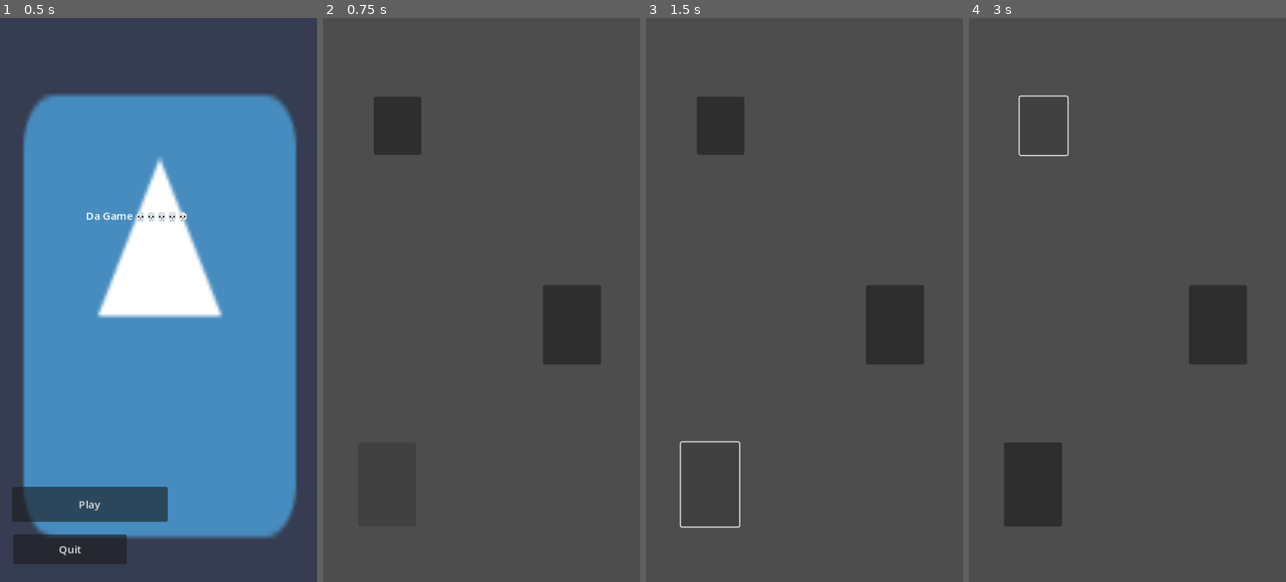
Above: before the commit, frames 1-4 (left to right).
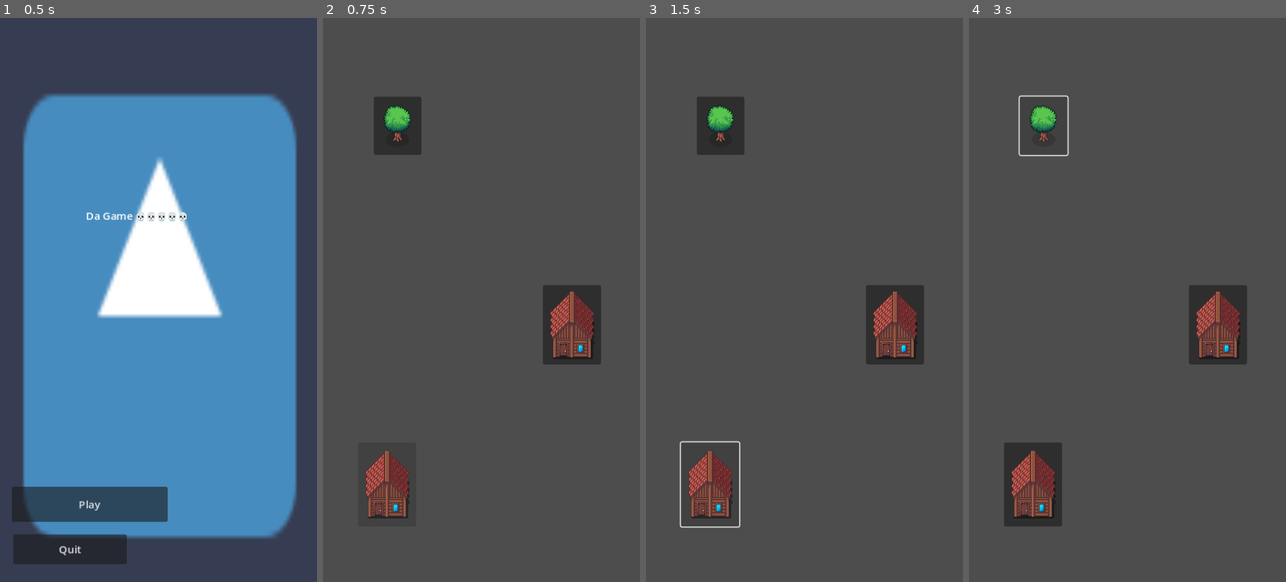
Above: after the commit, the same moments.

Repository: nilava1234/hack_slash-rpg
Game: Godot game, scene res://main_menu.tscn
The game is run twice, just before and just after one commit, with the same random seed, the same clock (stepped at 60 frames per second) and the same inputs. The project has no main scene, so this scene is started directly. The engine's default icon, where the game draws it, is replaced by a stand-in: a white triangle on a blue panel in a dark square.
Inputs (mouse positions are in pixels of both pictures, inside the frame that each line leads up to):
- Up to frame 1 (0.5 s): no input
- Up to frame 2 (0.75 s): click "Play" at 0.5 s
- Up to frame 3 (1.5 s): click (709, 486) at 1.25 s
- Up to frame 4 (3 s): click (1219, 322) at 2 s; click (1045, 125) at 2.75 s

Frame 1 is identical in both runs. In frame 2, 2.7% of the frame differs, in the area x 13-86%, y 15-89%; in frame 3, 2.7%; in frame 4, 2.8%.

Commit message:
monster resource setup

Diff:
--- /dev/null
+++ b/action_scene.tscn
@@ -0,0 +1,52 @@
+[gd_scene load_steps=5 format=3 uid="uid://jho02u5bn5do"]
+
+[ext_resource type="Script" path="res://scripts/action_scene_scripts/action_scene.gd" id="1_w1ksc"]
+[ext_resource type="Texture2D" uid="uid://cmhjnoffbxag0" path="res://hm_sprites/stone_dungeon_bg.png" id="2_n47tr"]
+[ext_resource type="Script" path="res://scripts/action_scene_scripts/enemy.gd" id="3_2x6v2"]
+[ext_resource type="Resource" uid="uid://bqjfrypcd2fuf" path="res://resources/test_level/t_monster_dictionary.tres" id="4_granh"]
+
+[node name="action_scene" type="Node2D" node_paths=PackedStringArray("player_health_bar")]
+script = ExtResource("1_w1ksc")
+player_health_bar = NodePath("UI/f_healthbar")
+
+[node name="background" type="Node2D" parent="."]
+
+[node name="StoneDungeonBg" type="Sprite2D" parent="background"]
+position = Vector2(241, 422)
+scale = Vector2(0.673611, 0.673611)
+texture = ExtResource("2_n47tr")
+
+[node name="enemy" type="Node2D" parent="." node_paths=PackedStringArray("enemy_health_bar", "enemy_sprite")]
+script = ExtResource("3_2x6v2")
+enemy_health_bar = NodePath("../UI/e_healthbar")
+enemy_dictionary = ExtResource("4_granh")
+enemy_sprite = NodePath("enemy_sprite")
+
+[node name="enemy_sprite" type="Sprite2D" parent="enemy"]
+position = Vector2(250, 536)
+scale = Vector2(4.81641, 4.81641)
+
+[node name="UI" type="Control" parent="."]
+layout_mode = 3
+anchors_preset = 0
+offset_right = 40.0
+offset_bottom = 40.0
+
+[node name="f_healthbar" type="ProgressBar" parent="UI"]
+layout_mode = 0
+offset_left = 62.0
+offset_top = 783.0
+offset_right = 234.0
+offset_bottom = 830.0
+value = 90.0
+fill_mode = 1
+
+[node name="e_healthbar" type="ProgressBar" parent="UI"]
+layout_mode = 0
+offset_left = 258.0
+offset_top = 784.0
+offset_right = 430.0
+offset_bottom = 831.0
+value = 80.0
+
+[connection signal="ready" from="." to="." method="_on_ready"]
--- a/main_menu.tscn
+++ b/main_menu.tscn
@@ -1,8 +1,8 @@
 [gd_scene load_steps=4 format=3 uid="uid://b1rlc0ujujxgf"]
 
 [ext_resource type="Texture2D" uid="uid://ctxvmbc430sp0" path="res://icon.svg" id="1_jrihs"]
-[ext_resource type="Script" path="res://button.gd" id="2_261kt"]
-[ext_resource type="Script" path="res://quit_button.gd" id="3_wvvbf"]
+[ext_resource type="Script" path="res://scripts/main_menu_scripts/play_button.gd" id="2_261kt"]
+[ext_resource type="Script" path="res://scripts/main_menu_scripts/quit_button.gd" id="3_wvvbf"]
 
 [node name="main_menu" type="Control"]
 layout_mode = 3
@@ -27,6 +27,7 @@
 script = ExtResource("2_261kt")
 
 [node name="quit_button" type="Button" parent="."]
+layout_mode = 0
 offset_left = 20.0
 offset_top = 781.0
 offset_right = 192.0
--- a/project.godot
+++ b/project.godot
@@ -14,6 +14,10 @@
 config/features=PackedStringArray("4.3", "Mobile")
 config/icon="res://icon.svg"
 
+[autoload]
+
+Global="*res://scripts/Global.gd"
+
 [display]
 
 window/size/viewport_width=480
--- /dev/null
+++ b/resources/test_level/t_monster1.tres
@@ -0,0 +1,14 @@
+[gd_resource type="Resource" script_class="MonsterData" load_steps=3 format=3 uid="uid://c33qfa0qmp5l7"]
+
+[ext_resource type="Script" path="res://scripts/MonsterData.gd" id="1_g04o8"]
+[ext_resource type="Texture2D" uid="uid://d0ivkvsqaiox7" path="res://sprite/300 Characters Free! 128x128/V1.0/56.png" id="2_jucus"]
+
+[resource]
+script = ExtResource("1_g04o8")
+name = "skeleton"
+sprite = ExtResource("2_jucus")
+dmg = 1
+attack_speed = 10.0
+health = 100
+armor = 0
+tenacity = 0
--- /dev/null
+++ b/resources/test_level/t_monster2.tres
@@ -0,0 +1,14 @@
+[gd_resource type="Resource" script_class="MonsterData" load_steps=3 format=3 uid="uid://b1fx37ow7dv74"]
+
+[ext_resource type="Script" path="res://scripts/MonsterData.gd" id="1_ssw1w"]
+[ext_resource type="Texture2D" uid="uid://b54qlewikejph" path="res://sprite/300 Characters Free! 128x128/V1.0/1.png" id="2_iafni"]
+
+[resource]
+script = ExtResource("1_ssw1w")
+name = "dragon"
+sprite = ExtResource("2_iafni")
+dmg = 10
+attack_speed = 1.0
+health = 100
+armor = 0
+tenacity = 0
--- /dev/null
+++ b/resources/test_level/t_monster_dictionary.tres
@@ -0,0 +1,10 @@
+[gd_resource type="Resource" script_class="MonsterList" load_steps=5 format=3 uid="uid://bqjfrypcd2fuf"]
+
+[ext_resource type="Script" path="res://scripts/MonsterData.gd" id="1_chs7b"]
+[ext_resource type="Script" path="res://scripts/MonsterList.gd" id="2_l1iya"]
+[ext_resource type="Resource" uid="uid://c33qfa0qmp5l7" path="res://resources/test_level/t_monster1.tres" id="2_mytgk"]
+[ext_resource type="Resource" uid="uid://b1fx37ow7dv74" path="res://resources/test_level/t_monster2.tres" id="3_sqb0l"]
+
+[resource]
+script = ExtResource("2_l1iya")
+monsters = Array[ExtResource("1_chs7b")]([ExtResource("2_mytgk"), ExtResource("3_sqb0l")])
--- /dev/null
+++ b/scripts/Global.gd
@@ -0,0 +1,18 @@
+extends Node
+
+
+#default values for the main character
+var player_name = "Hunter"
+var default_player_health = 100
+var default_player_damage = 1
+var default_player_armor = 0
+var default_player_tenacity = 0
+
+func get_player_health() -> int:
+	return default_player_health
+func get_player_damage() -> int:
+	return default_player_damage
+func get_player_armor() -> int:
+	return default_player_armor
+func get_player_tenacity() -> int:
+	return default_player_tenacity
--- /dev/null
+++ b/scripts/MonsterData.gd
@@ -0,0 +1,10 @@
+extends Resource
+class_name MonsterData
+
+@export var name: String = ""
+@export var sprite: Texture2D
+@export var dmg: int = 0
+@export var attack_speed: float = 0
+@export var health: int = 0
+@export var armor: int = 0
+@export var tenacity: int = 0
--- /dev/null
+++ b/scripts/MonsterList.gd
@@ -0,0 +1,9 @@
+extends Resource
+class_name MonsterList
+
+@export var monsters: Array[MonsterData] = []
+
+func get_size() -> int:
+	return monsters.size()
+func get_monster(index: int) -> MonsterData:
+	return monsters[index]
--- /dev/null
+++ b/scripts/action_scene_scripts/action_scene.gd
@@ -0,0 +1,15 @@
+extends Node2D
+
+@export var player_health_bar: ProgressBar
+
+var player_health = Global.get_player_health()
+var player_damage = Global.get_player_damage()
+var player_armor = Global.get_player_armor()
+var player_tenacity = Global.get_player_tenacity()
+func _on_ready() -> void:
+	player_health_bar.max_value = player_health
+	player_health_bar.value = player_health
+
+func _process(delta:float) -> void:
+	if Input.is_action_just_pressed("ui_accept"):
+		get_node("enemy").hit(player_damage)
--- /dev/null
+++ b/scripts/action_scene_scripts/enemy.gd
@@ -0,0 +1,49 @@
+extends Node2D
+
+@export var enemy_health_bar: ProgressBar
+@export var enemy_dictionary: Resource
+@export var enemy_sprite: Sprite2D
+
+# Duration of the shake in seconds.
+var shake_duration := 0.5
+# Maximum intensity of the shake.
+var shake_intensity := 10.0
+# Timer for the shake effect.
+var shake_timer := 0.0
+# Store the original position of the sprite.
+var original_position := Vector2.ZERO
+
+func _ready() -> void:
+	# Seed the random number generator.
+	randomize()
+	original_position = position
+	spawn()
+
+func spawn() -> void:
+	var monster_data = enemy_dictionary.get_monster(randi_range(0, enemy_dictionary.get_size() - 1))
+	enemy_sprite.texture = monster_data.sprite
+	enemy_health_bar.value = monster_data.health
+
+
+# Call this function to trigger the shake effect.
+func hit(damage: int = 0,intensity: float = 10.0, duration: float = 0.5) -> void:
+	enemy_health_bar.value = enemy_health_bar.value - damage
+	shake_timer = duration
+	shake_intensity = intensity
+
+func _process(delta: float) -> void:
+	if shake_timer > 0:
+		shake_timer -= delta
+
+		# Calculate the shake intensity, decreasing over time.
+		var current_intensity = shake_intensity * (shake_timer / shake_duration)
+
+		# Generate a random offset within the current intensity.
+		var offset = Vector2(randf_range(-1, 1), randf_range(-1, 1)) * current_intensity
+		position = original_position + offset
+	else:
+		# Reset to the original position when not shaking.
+		position = original_position
+		shake_duration = 0.5
+		shake_intensity = 10.0
+		shake_timer = 0.0
--- a/town_scene.tscn
+++ b/town_scene.tscn
@@ -1,7 +1,7 @@
 [gd_scene load_steps=3 format=3 uid="uid://clrn2x2bvhnha"]
 
-[ext_resource type="Texture2D" uid="uid://cvjwhcfit0fb1" path="res://Cute_Fantasy_Free/Cute_Fantasy_Free/Outdoor decoration/House.png" id="1_bmoik"]
-[ext_resource type="Texture2D" uid="uid://c5r80k43ldk8v" path="res://Cute_Fantasy_Free/Cute_Fantasy_Free/Outdoor decoration/Oak_Tree.png" id="2_ghj3n"]
+[ext_resource type="Texture2D" uid="uid://dp3dgjrrljyll" path="res://sprite/Cute_Fantasy_Free/Outdoor decoration/House.png" id="1_5u2xp"]
+[ext_resource type="Texture2D" uid="uid://dlmvtowunre3f" path="res://sprite/Cute_Fantasy_Free/Outdoor decoration/Oak_Tree.png" id="2_a83ot"]
 
 [node name="Town_Scene" type="Node2D"]
 
@@ -10,18 +10,18 @@
 offset_top = 642.0
 offset_right = 141.0
 offset_bottom = 769.0
-icon = ExtResource("1_bmoik")
+icon = ExtResource("1_5u2xp")
 
 [node name="Blacksmith" type="Button" parent="."]
 offset_left = 333.0
 offset_top = 404.0
 offset_right = 421.0
 offset_bottom = 524.0
-icon = ExtResource("1_bmoik")
+icon = ExtResource("1_5u2xp")
 
 [node name="Dungeon" type="Button" parent="."]
 offset_left = 77.0
 offset_top = 119.0
 offset_right = 149.0
 offset_bottom = 207.0
-icon = ExtResource("2_ghj3n")
+icon = ExtResource("2_a83ot")
Binary file added: hm_sprites/stone_dungeon_bg.png
Not shown, added: hm_sprites/stone_dungeon_bg.png.import
Renamed: button.gd -> scripts/main_menu_scripts/play_button.gd
Renamed: quit_button.gd -> scripts/main_menu_scripts/quit_button.gd
Not shown, added: auto_commit.bat
